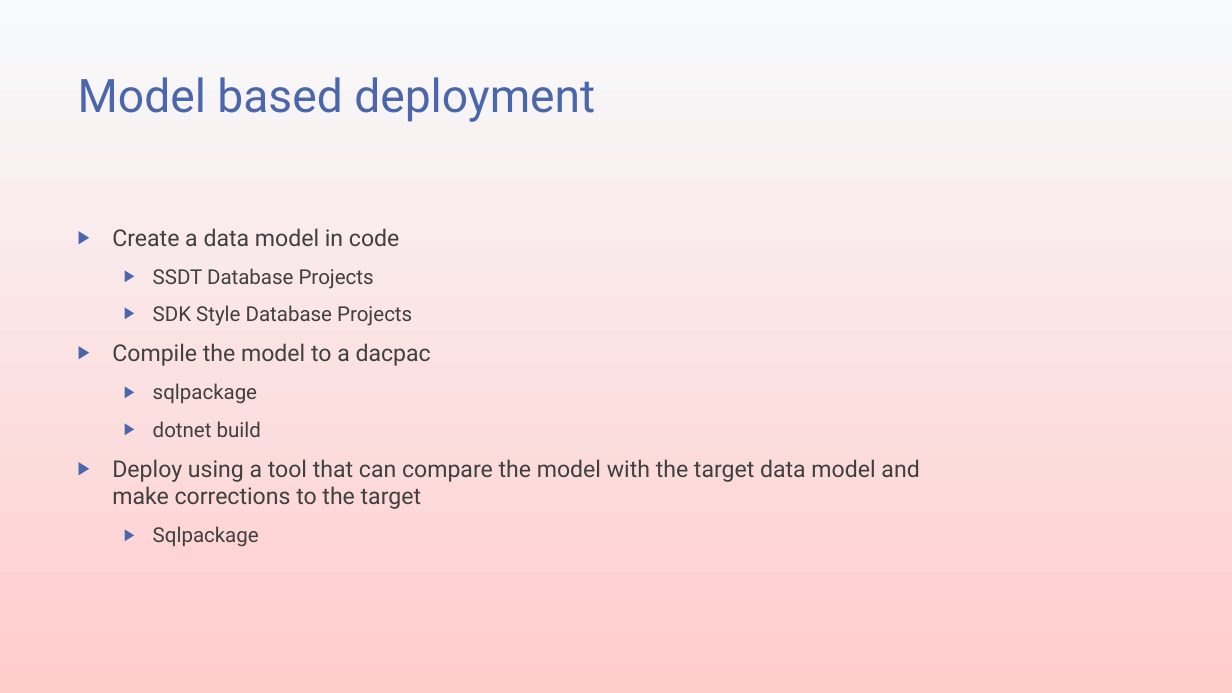
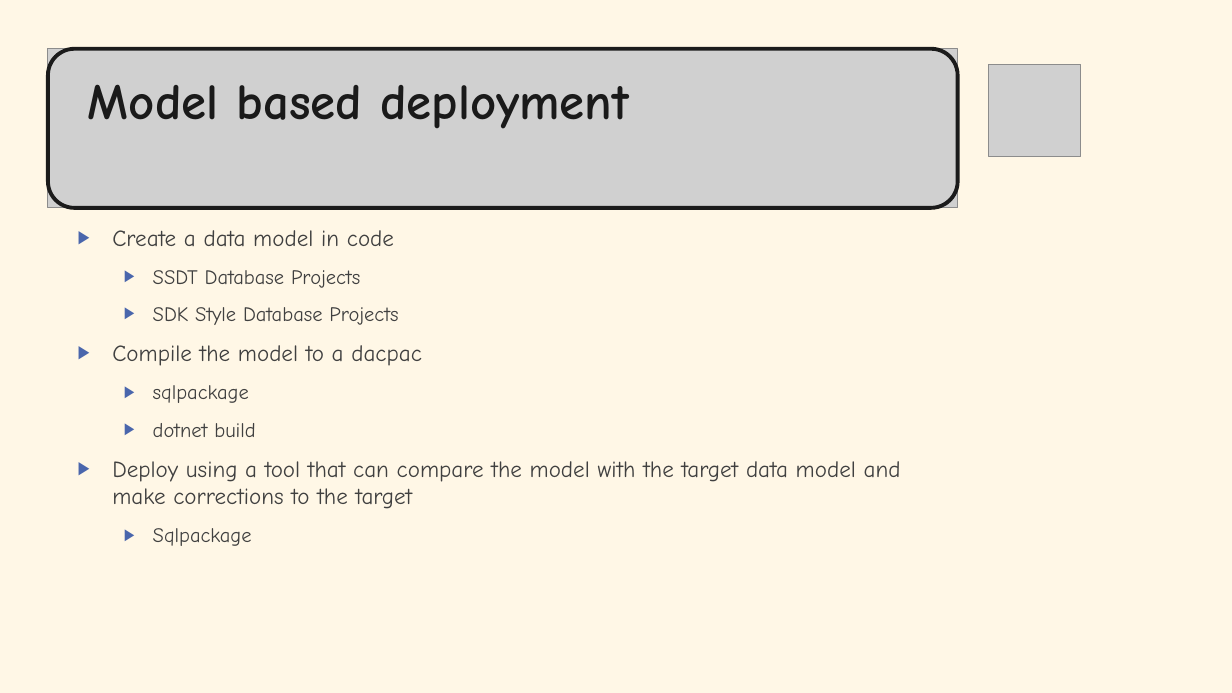
Before and after one commit to transmokopter/Presentations, a slide deck: slide 11 of an-introduction-to-sql-server-database-projects/an-introduction-to-sql-server-database-projects.pptx (slide 13 before the commit). Drawn at 1232x693 pixels with LibreOffice and Linux fonts; fonts in the diff are those of the drawing; grey boxes stand for pictures; background and template pictures are left out. Boxes give left, top, right and bottom in pixels: in the first picture for what was removed or moved away, otherwise in the second. Text is boxed around its words. In the diff, an @@ line names an element or a change of style, - is before the commit and + after.

```diff
--- a/an-introduction-to-sql-server-database-projects/an-introduction-to-sql-server-database-projects.pptx
+++ b/an-introduction-to-sql-server-database-projects/an-introduction-to-sql-server-database-projects.pptx
@@ background gradient #F7FAFB to #FFCCCC to #FFF7E6 @@
@@ picture added at (x1=48, y1=49, x2=958, y2=208) @@
@@ rounded rectangle added at (x1=48, y1=49, x2=958, y2=208), outline #1B1B1B 3 pt @@
@@ title "Model based deployment" moved from (x1=78, y1=77, x2=595, y2=122) to (x1=88, y1=84, x2=629, y2=129) @@
@@ title "Model based deployment" at (x1=88, y1=84, x2=629, y2=129): size 36 to 39.6 pt, font Roboto to Comic Neue, text colour #4A66AC to #1A1A1A, bold on @@
@@ picture added at (x1=989, y1=64, x2=1081, y2=156) @@
@@ text "Create a data model in ..." at (x1=112, y1=230, x2=901, y2=546): font Roboto to Comic Neue @@
```
Also in this commit, not shown: 19 other slides changed, 1 slide added, 4 slides removed, 4 other files.
